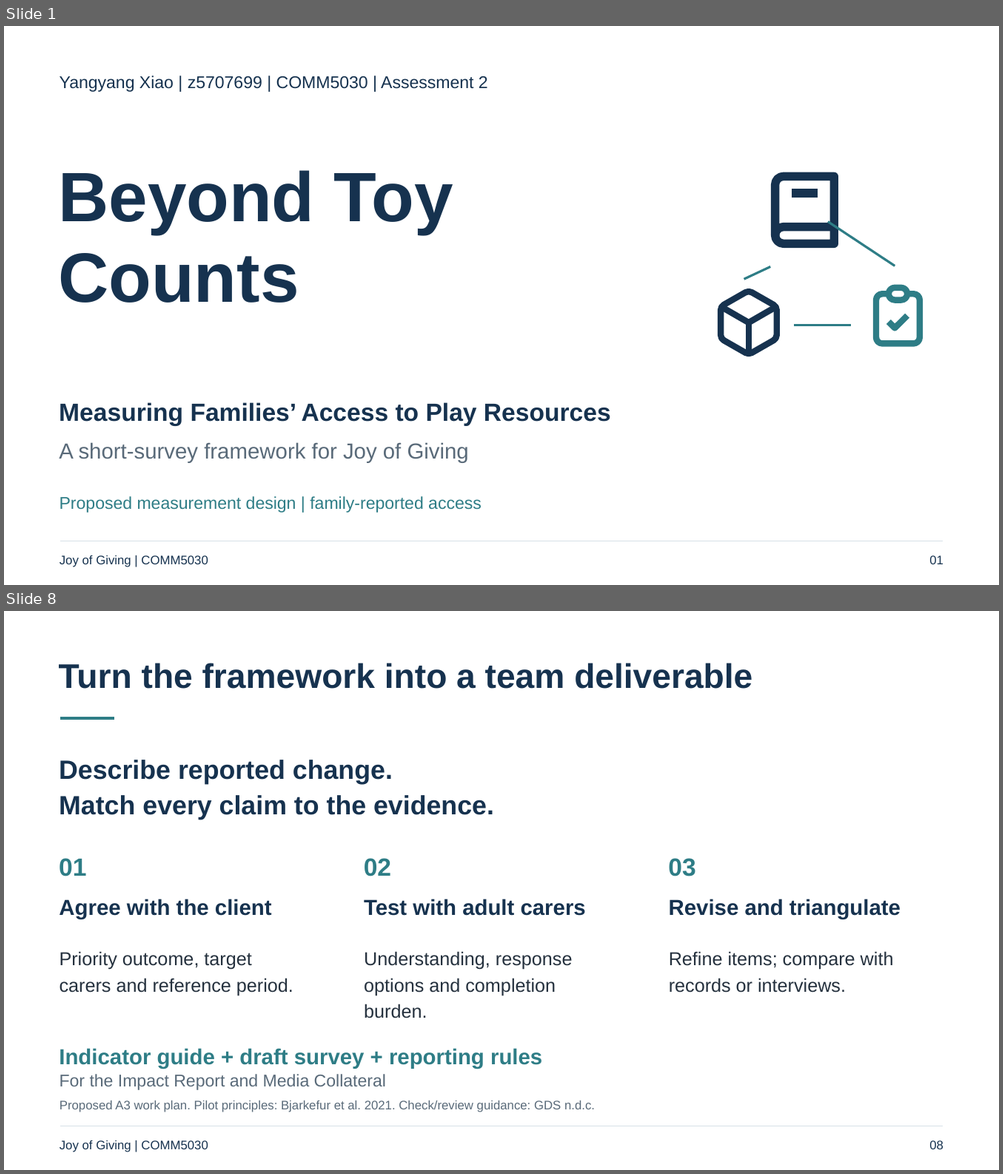
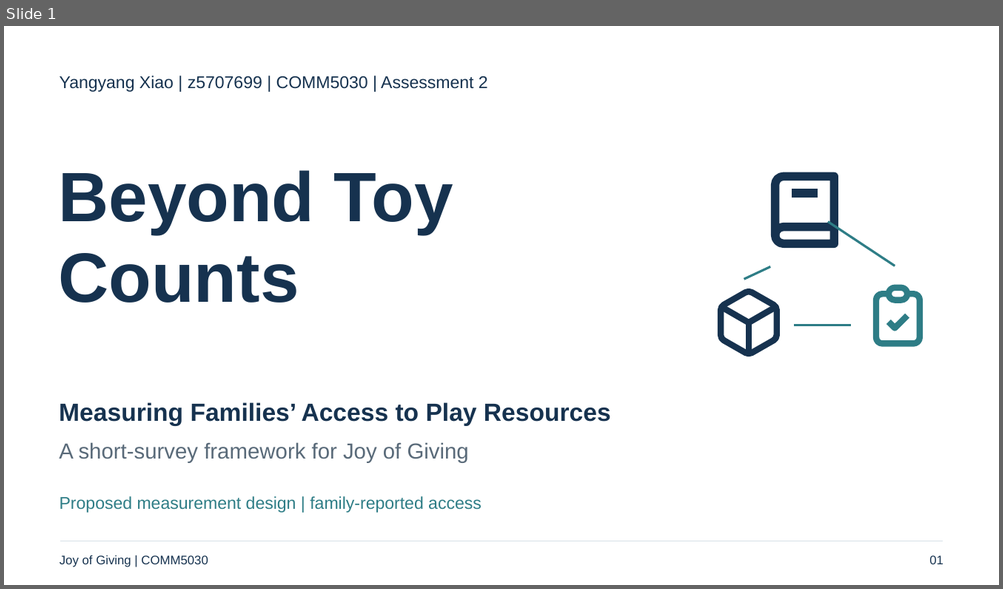
Before and after one commit to Estherx531/Comm5030, a slide deck: deliverables/assessment-2/A2_Presentation.pptx. Shown one above the other, each under a label of ours: slides 1 and 8 before the commit, slide 1 after it; the slides between them are not shown. The pictures are 1003x1174 and 1003x589 pixels, drawn with LibreOffice and Linux fonts; fonts in the diff are those of the drawing. Boxes give left, top, right and bottom in pixels: in the first picture for what was removed or moved away, otherwise in the second. Text is boxed around its words. In the diff, an @@ line names an element or a change of style, - is before the commit and + after.

Commit message:
Strengthen A2 evidence, measurement appraisal and testing plan

```diff
--- a/deliverables/assessment-2/A2_Presentation.pptx
+++ b/deliverables/assessment-2/A2_Presentation.pptx
@@ slide 8 removed at (4, 611, 999, 1170), background #FFFFFF @@
@@ text removed at (59, 663, 752, 689) @@
-Turn the framework into a team deliverable
@@ freeform shape removed at (60, 718, 114, 719) @@
@@ text removed at (59, 760, 494, 820) @@
-Describe reported change.
-Match every claim to the evidence.
@@ text removed at (59, 858, 86, 877) @@
-01
@@ text removed at (364, 858, 391, 877) @@
-02
@@ text removed at (668, 858, 695, 877) @@
-03
@@ text removed at (59, 899, 272, 920) @@
-Agree with the client
@@ text removed at (364, 899, 586, 916) @@
-Test with adult carers
@@ text removed at (669, 899, 900, 920) @@
-Revise and triangulate
@@ text removed at (60, 951, 293, 996) @@
-Priority outcome, target
-carers and reference period.
@@ text removed at (364, 951, 572, 1019) @@
-Understanding, response
-options and completion
-burden.
@@ text removed at (669, 951, 893, 993) @@
-Refine items; compare with
-records or interviews.
@@ text removed at (59, 1048, 542, 1069) @@
-Indicator guide + draft survey + reporting rules
@@ text removed at (60, 1074, 386, 1091) @@
-For the Impact Report and Media Collateral
@@ text removed at (60, 1101, 595, 1113) @@
-Proposed A3 work plan. Pilot principles: Bjarkefur et al. 2021. Check/review guidance: GDS n.d.c.
@@ text removed at (60, 1141, 208, 1153) @@
-Joy of Giving | COMM5030
@@ freeform shape removed at (60, 1127, 942, 1128) @@
@@ text removed at (929, 1141, 943, 1150) @@
-08
```
Also in this commit, not shown: 6 slides changed, 5 slides added, 4 other slides removed, 5 other files.
